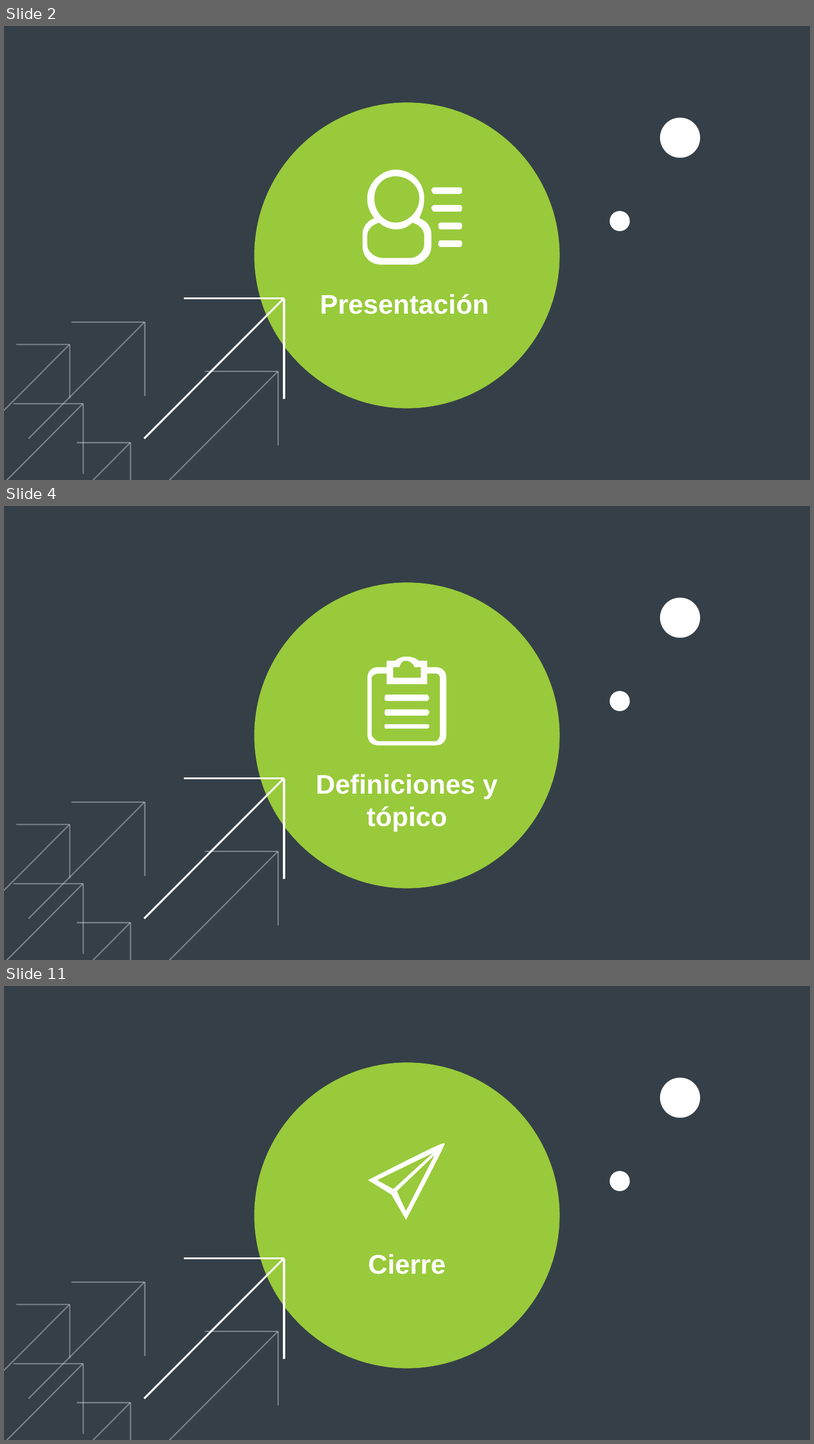
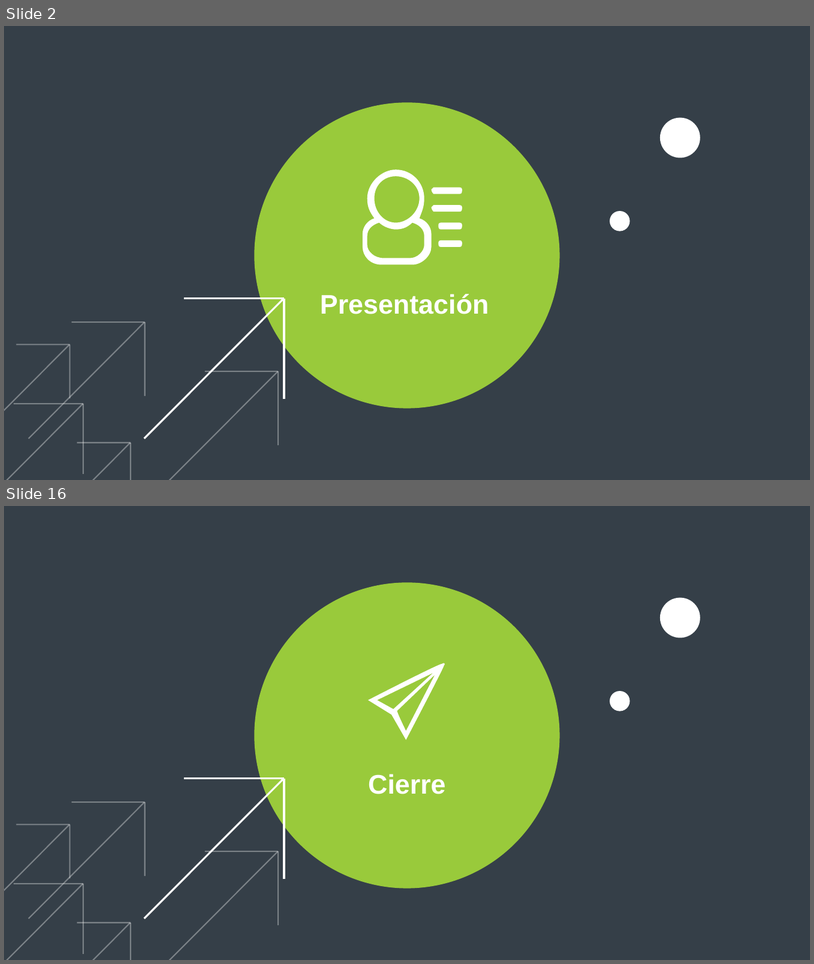
Before and after one commit to fasiluva/TP12024-Grupo13, a slide deck: Valentin Sosa/assert/video1.pptx. Shown one above the other, each under a label of ours: slides 2, 4 and 11 before the commit, slides 2 and 16 after it; the slides between them are not shown. The pictures are 814x1444 and 814x964 pixels, drawn with LibreOffice and Linux fonts; fonts in the diff are those of the drawing. Boxes give left, top, right and bottom in pixels: in the first picture for what was removed or moved away, otherwise in the second. Text is boxed around its words. In the diff, an @@ line names an element or a change of style, - is before the commit and + after.

```diff
--- a/Valentin Sosa/assert/video1.pptx
+++ b/Valentin Sosa/assert/video1.pptx
@@ slide 4 removed at (4,506,810,960), background #353F48 @@
@@ ellipse removed at (254,582,560,888) @@
@@ ellipse removed at (660,597,700,637) @@
@@ freeform shape removed at (368,657,447,745) @@
@@ ellipse removed at (610,691,630,711) @@
@@ text removed at (316,774,498,831) @@
-Definiciones y tópico
@@ group removed at (4,778,284,960): 18 lines @@
@@ what was slide 11 is now slide 16 @@
```
Also in this commit, not shown: 2 slides changed, 13 slides added, 7 other slides removed, 2 other files.
